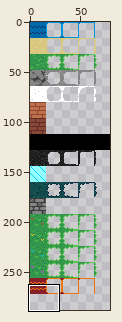
Edited in one commit: pixel-art file (aseprite/tiles_biome.aseprite). The picture above shows the old version from afar; the outline marks the close-up.
Close-up. Earlier state:
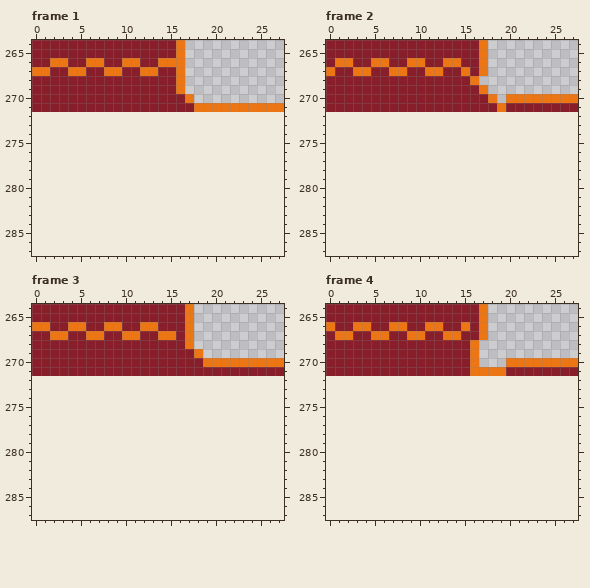
80x272 pixels, 4 frames. Shown: frame 1: x 0..27, y 264..287; frame 2: x 0..27, y 264..287; frame 3: x 0..27, y 264..287; frame 4: x 0..27, y 264..287. The old version is drawn lined up with the new one, on the new canvas.
New version:
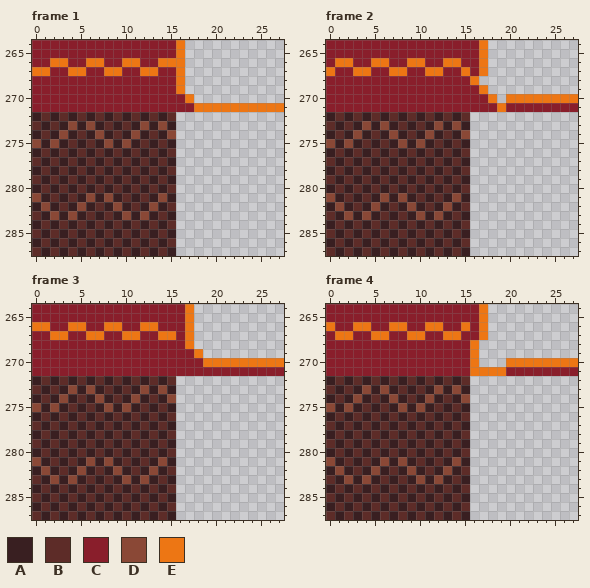
Palette (. is transparent): A #391f21  B #5d2c28  C #891e2b  D #8a4836  E #ed7614
Edits made:
canvas 80x272 -> 80x288
Frame 1:
Colour A is added in row 272 at x 0, 2, 4, 6, 8, 10, 12 and 14; in row 273 at x 1, 3, 5, 7, 9, 11, 13 and 15; in row 274 at x 0, 2, 4, 6, 8, 10, 12 and 14; in row 275 at x 1, 3, 5, 7, 9, 11, 13 and 15; in row 276 at x 0, 2, 4, 6, 8, 10, 12 and 14; in row 277 at x 1, 3, 5, 7, 9, 11, 13 and 15.
Colour A is added in row 278 at x 0, 2, 4, 6, 8, 10, 12 and 14; in row 279 at x 1, 3, 5, 7, 9, 11, 13 and 15; in row 280 at x 0, 2, 4, 6, 8, 10, 12 and 14; in row 281 at x 1, 3, 5, 7, 9, 11, 13 and 15; in row 282 at x 0, 2, 4, 6, 8, 10, 12 and 14; in row 283 at x 1, 3, 5, 7, 9, 11, 13 and 15.
Colour A is added in row 284 at x 0, 2, 4, 6, 8, 10, 12 and 14; in row 285 at x 1, 3, 5, 7, 9, 11, 13 and 15; in row 286 at x 0, 2, 4, 6, 8, 10, 12 and 14; in row 287 at x 1, 3, 5, 7, 9, 11, 13 and 15.
Colour B is added in row 272 at x 1, 3, 5, 7, 9, 11, 13 and 15; in row 273 at x 0, 2, 8 and 10; in row 274 at x 1, 5, 9 and 13; in row 275 at x 4, 6, 12 and 14; in row 276 at x 1, 3, 5, 7, 9, 11, 13 and 15; in row 277 at x 0, 2, 4, 6, 8, 10, 12 and 14.
Colour B is added in row 278 at x 1, 3, 5, 7, 9, 11, 13 and 15; in row 279 at x 0, 2, 4, 6, 8, 10, 12 and 14; in row 280 at x 1, 3, 5, 7, 9, 11, 13 and 15; in row 281 at x 2, 4, 10 and 12; in row 282 at x 3, 7, 11 and 15; in row 283 at x 0, 6, 8 and 14.
Colour B is added in row 284 at x 1, 3, 5, 7, 9, 11, 13 and 15; in row 285 at x 0, 2, 4, 6, 8, 10, 12 and 14; in row 286 at x 1, 3, 5, 7, 9, 11, 13 and 15; in row 287 at x 0, 2, 4, 6, 8, 10, 12 and 14.
Colour D is added in row 273 at x 4, 6, 12 and 14; in row 274 at x 3, 7, 11 and 15; in row 275 at x 0, 2, 8 and 10; in row 281 at x 0, 6, 8 and 14; in row 282 at x 1, 5, 9 and 13; in row 283 at x 2, 4, 10 and 12.
Frame 2: the same change as frame 1
Frame 3: the same change as frame 1
Frame 4: the same change as frame 1
Pixel boxes of the changes (left, top, right, bottom) in both close-ups:
added: (32, 112, 176, 256)
added: (326, 112, 470, 256)
added: (32, 376, 176, 520)
added: (326, 376, 470, 520)
